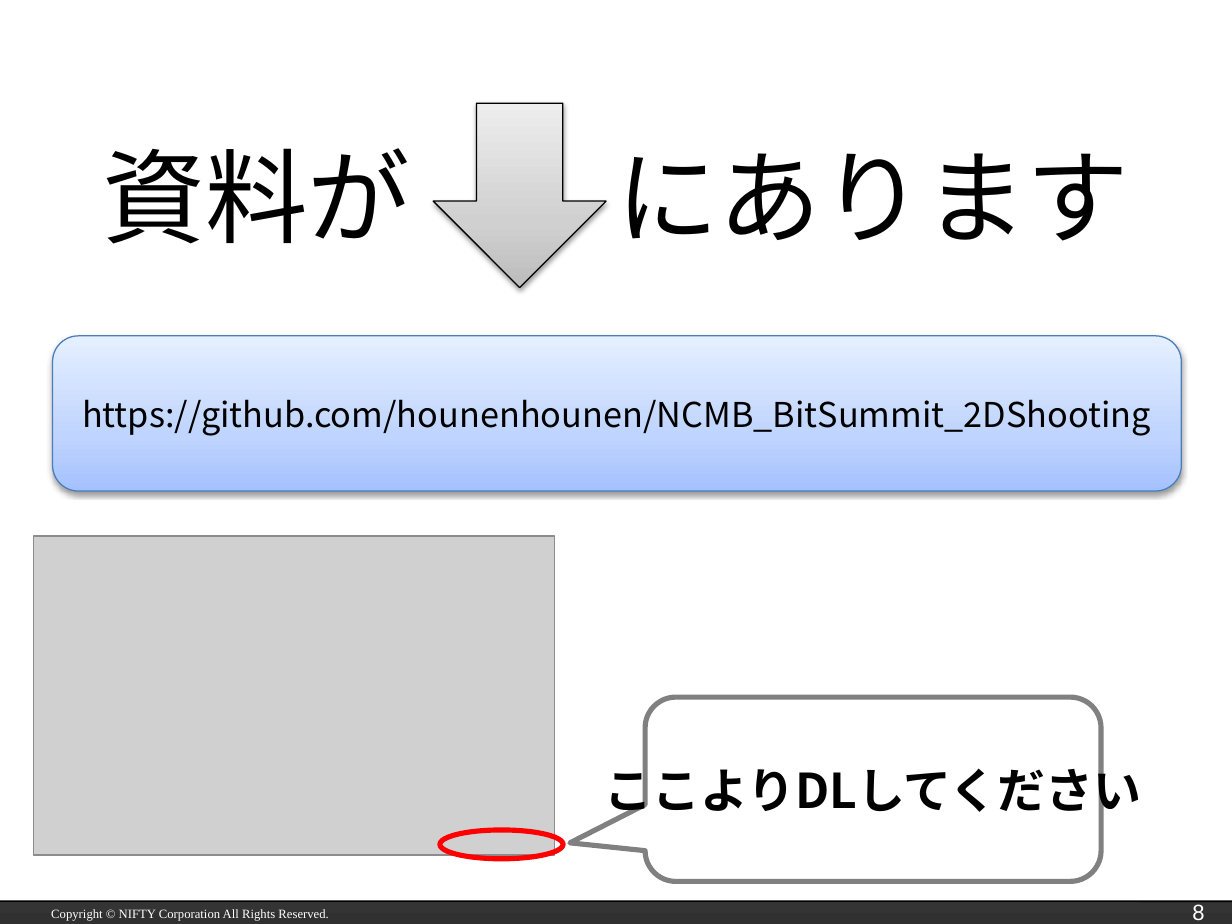
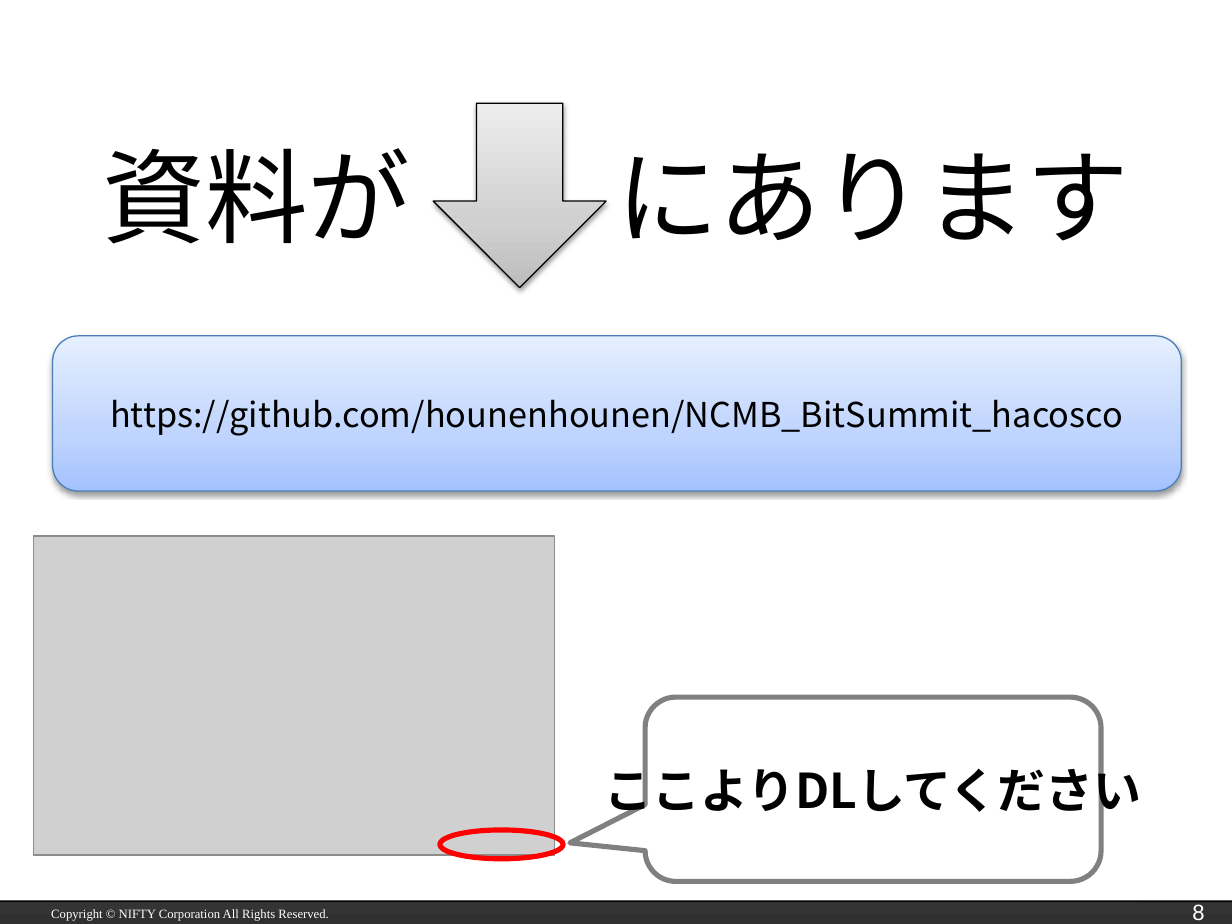
Before and after one commit to hounenhounen/test_hacoscon, a slide deck: slide 8 of NCMB_BitSummit_hacosco.pptx. Drawn at 1232x924 pixels with LibreOffice and Linux fonts; fonts in the diff are those of the drawing; grey boxes stand for pictures; background and template pictures are left out. Boxes give left, top, right and bottom in pixels: in the first picture for what was removed or moved away, otherwise in the second. Text is boxed around its words. In the diff, an @@ line names an element or a change of style, - is before the commit and + after.

```diff
--- a/NCMB_BitSummit_hacosco.pptx
+++ b/NCMB_BitSummit_hacosco.pptx
@@ text in rounded rectangle at bbox=[110, 399, 1123, 436]: text changed @@
-https://github.com/hounenhounen/NCMB_BitSummit_2DShooting
+https://github.com/hounenhounen/NCMB_BitSummit_hacosco
```
Also in this commit, not shown: 6 other slides changed, 2 slides added, 1 slide removed, 56 other files.
